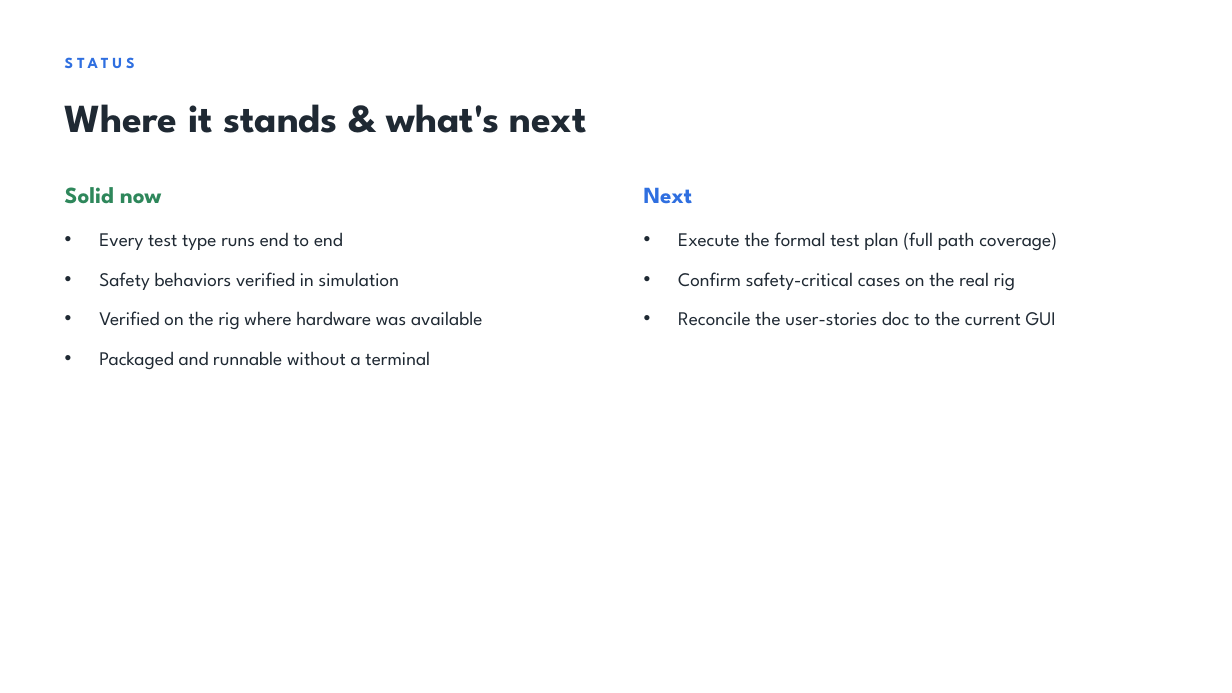
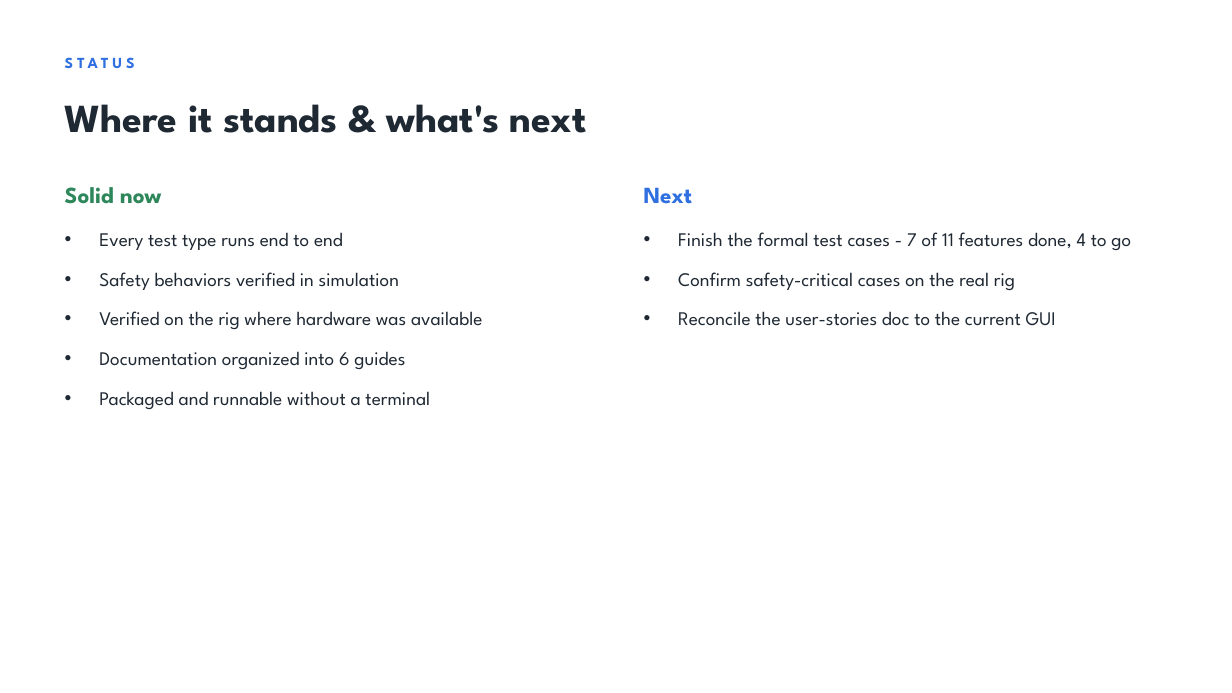
Before and after one commit to jacqchuang09/test_fixture, a slide deck: slide 21 of slideshow/Test_Fixture_GUI_Update.pptx (slide 25 before the commit). Drawn at 1232x693 pixels with LibreOffice and Linux fonts; fonts in the diff are those of the drawing. Boxes give left, top, right and bottom in pixels: in the first picture for what was removed or moved away, otherwise in the second. Text is boxed around its words. In the diff, an @@ line names an element or a change of style, - is before the commit and + after.

```diff
--- a/slideshow/Test_Fixture_GUI_Update.pptx
+++ b/slideshow/Test_Fixture_GUI_Update.pptx
@@ text at (678,232,1131,250): text changed @@
-• Execute the formal test plan (full path coverage)
+• Finish the formal test cases - 7 of 11 features done, 4 to go
@@ text at (99,351,405,369): paragraph added @@
+• Documentation organized into 6 guides
```
Also in this commit, not shown: 6 other slides changed, 4 slides added, 6 other files.
